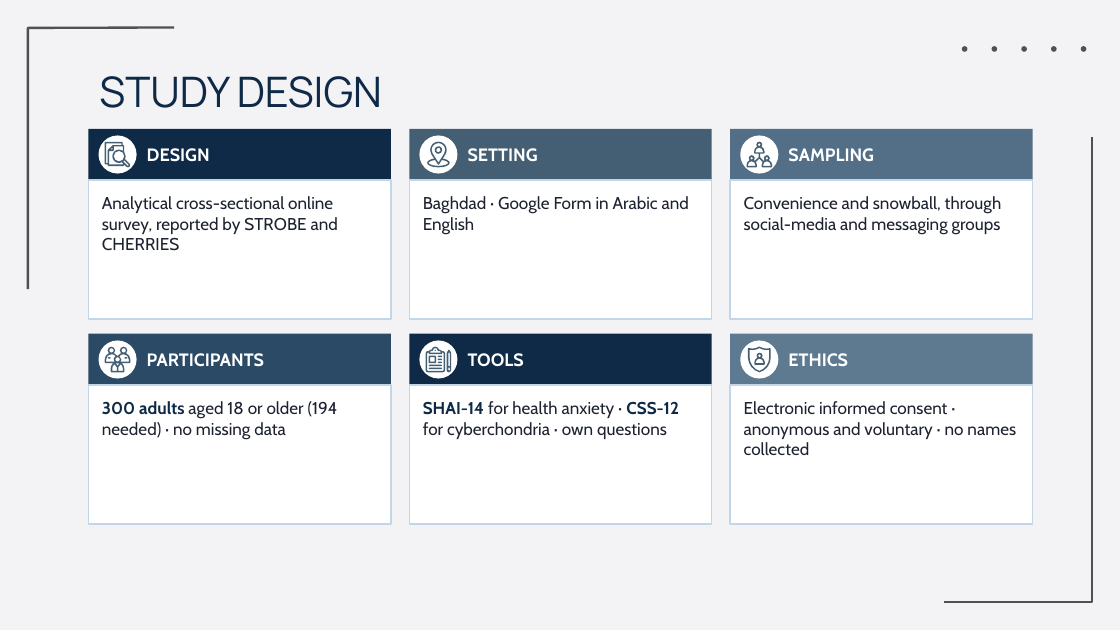
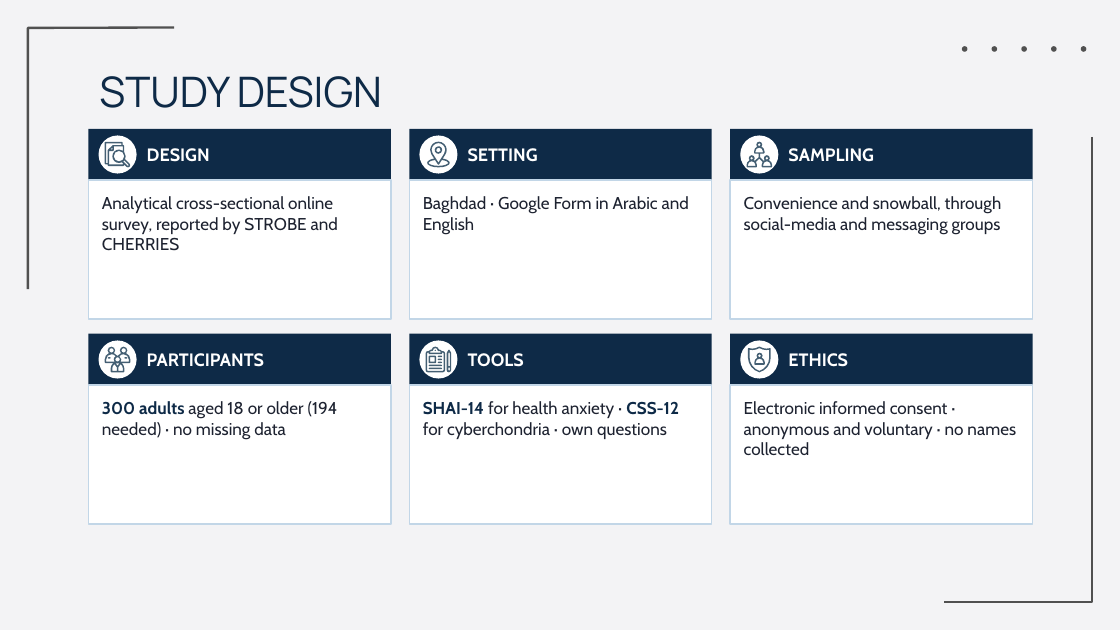
Before and after one commit to Yaseen279/History-Exam, a slide deck: slide 9 of research/output/study/slides/Defence_Final.pptx. Drawn at 1120x630 pixels with LibreOffice and Linux fonts; fonts in the diff are those of the drawing; background and template pictures are left out. Boxes give left, top, right and bottom in pixels: in the first picture for what was removed or moved away, otherwise in the second. Text is boxed around its words. In the diff, an @@ line names an element or a change of style, - is before the commit and + after.

```diff
--- a/research/output/study/slides/Defence_Final.pptx
+++ b/research/output/study/slides/Defence_Final.pptx
@@ rectangle "SETTING" at <box>409,129,711,180</box>: fill #445F73 to #0E2A47 @@
@@ rectangle "SAMPLING" at <box>730,129,1033,180</box>: fill #536F88 to #0E2A47 @@
@@ rectangle "PARTICIPANTS" at <box>88,334,391,385</box>: fill #2B4A66 to #0E2A47 @@
@@ rectangle "ETHICS" at <box>730,334,1033,385</box>: fill #5E7A90 to #0E2A47 @@
```
Also in this commit, not shown: 12 other slides changed, 1 slide added, 4 other files.
